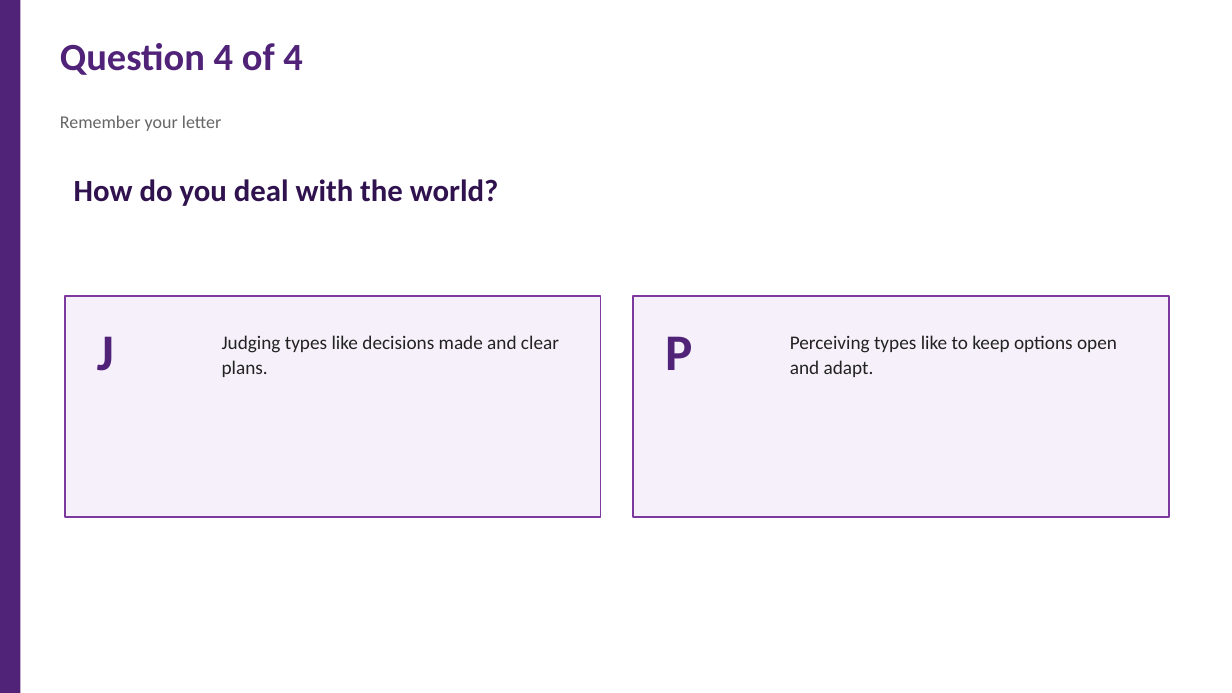
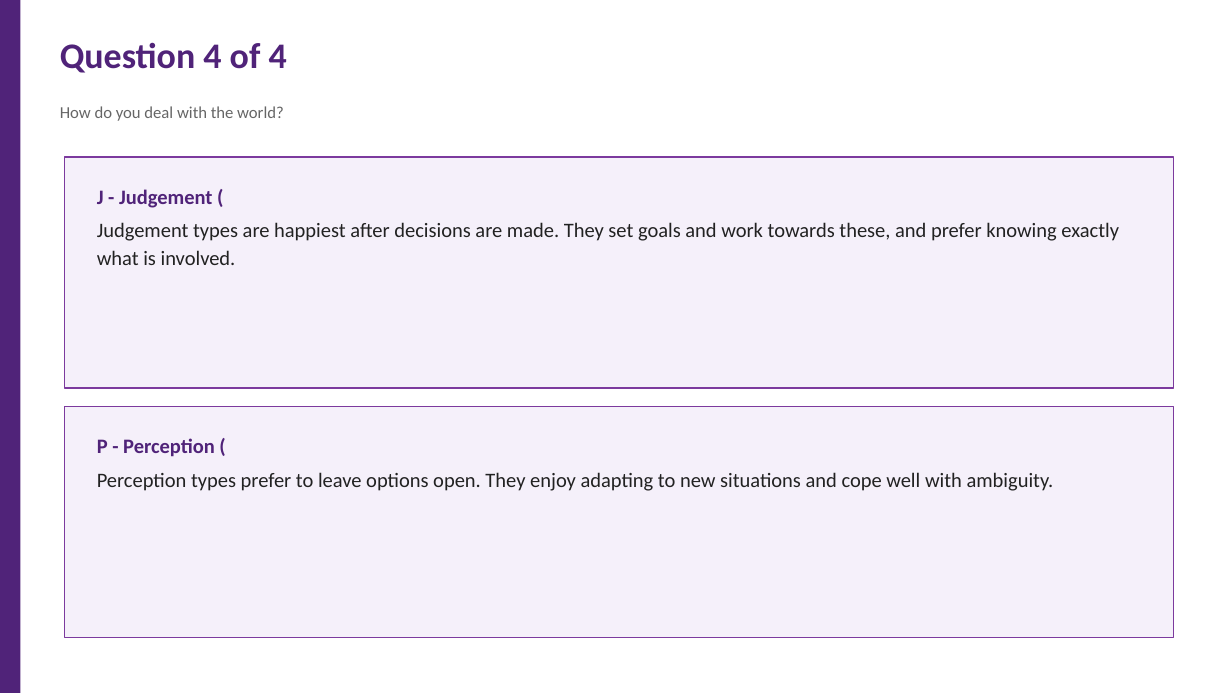
Before and after one commit to 975801846-star/workspace-outputs, a slide deck: slide 6 of Effective_Teamwork_2_survey.pptx. Drawn at 1232x693 pixels with LibreOffice and Linux fonts; fonts in the diff are those of the drawing. Boxes give left, top, right and bottom in pixels: in the first picture for what was removed or moved away, otherwise in the second. Text is boxed around its words. In the diff, an @@ line names an element or a change of style, - is before the commit and + after.

Commit message:
Update survey PPT: full source text, top-bottom layout

```diff
--- a/Effective_Teamwork_2_survey.pptx
+++ b/Effective_Teamwork_2_survey.pptx
@@ text "Question 4 of 4" at (60, 42, 287, 73): size 30 to 28 pt @@
@@ text "How do you deal with ...": place and size @@
-text "How do you deal with ..." at (74, 179, 499, 206)
+text "How do you deal with ..." at (60, 106, 284, 121)
@@ text "How do you deal with ..." at (60, 106, 284, 121): size 24 to 13 pt, text colour #30124E to #666666, bold off; more space between paragraphs @@
@@ text removed at (60, 115, 221, 131) @@
-Remember your letter
@@ rectangle added at (65, 157, 1174, 388), fill #F5F0FA, outline #7C3A9E 1.2 pt @@
@@ text added at (97, 189, 1119, 265), 16 pt, text #222222 @@
+J - Judgement (
+Judgement types are happiest after decisions are made. They set goals and work towards these, and prefer knowing exactly what is involved.
@@ rectangle removed at (65, 296, 601, 518) @@
@@ rectangle removed at (633, 296, 1169, 518) @@
@@ text removed at (97, 336, 114, 371) @@
-J
@@ text removed at (665, 336, 692, 370) @@
-P
@@ text removed at (790, 335, 1117, 377) @@
-Perceiving types like to keep options open and adapt.
@@ rectangle added at (65, 407, 1174, 638), fill #F5F0FA, outline #7C3A9E 1.2 pt @@
@@ text at (97, 438, 1054, 491): text changed; size 15 to 16 pt @@
-Judging types like decisions made and clear plans.
+P - Perception (
+Perception types prefer to leave options open. They enjoy adapting to new situations and cope well with ambiguity.
```
Also in this commit, not shown: 5 other slides changed.
